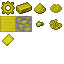
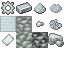
Revision of a layered 64 × 64 image; what changed, layer by layer:
hid "gold", painted on it over [0,1,64,48]
showed "tin", painted on it over [0,1,64,48]
added group "deep ore" (1st of 2) with 2 layers above "raw" over [32,32,48,48]
added layer "deep ore" (2nd of 2, in "deep ore") in group "deep ore" over [32,32,48,48]
added group "raw" (1st of 2) with 2 layers above "raw block" over [48,33,64,47]
added layer "raw" (2nd of 2, in "raw") in group "raw" over [48,33,64,47]
added group "raw block" (1st of 2) with 2 layers above "plate" over [16,32,32,48]
added layer "raw block" (2nd of 2, in "raw block") in group "raw block" over [16,32,32,48]
added group "nugget" (1st of 2) with 2 layers above "ore" over [36,21,44,27]
moved "nugget" (2nd of 2, in "nugget") into group "nugget" over [36,21,44,27]
